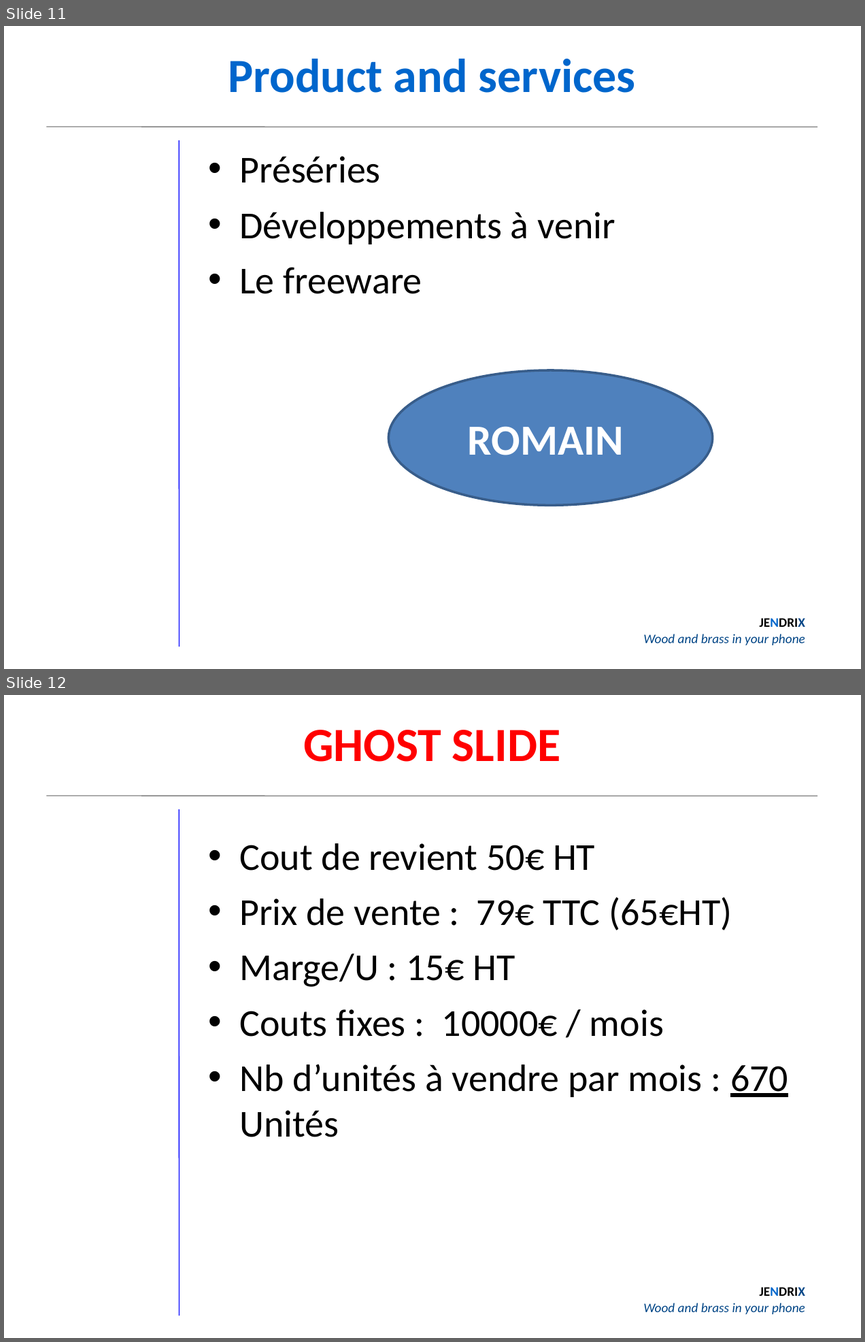
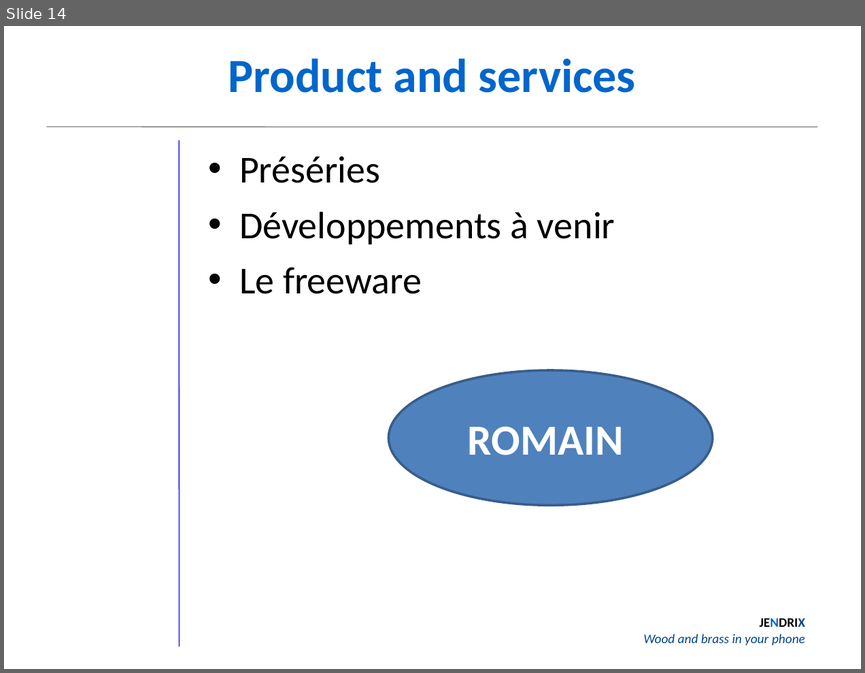
Before and after one commit to th3fr33man/jendrix, a slide deck: Rapports/JENDRIX ' presentation.ppt. Shown one above the other, each under a label of ours: slides 11 and 12 before the commit, slide 14 after it. The pictures are 865x1342 and 865x673 pixels, drawn with LibreOffice and Linux fonts; fonts in the diff are those of the drawing; background and template pictures are left out. Boxes give left, top, right and bottom in pixels: in the first picture for what was removed or moved away, otherwise in the second. Text is boxed around its words. In the diff, an @@ line names an element or a change of style, - is before the commit and + after.

```diff
--- a/Rapports/JENDRIX ' presentation.ppt
+++ b/Rapports/JENDRIX ' presentation.ppt
@@ slide 12 removed at (4,695,861,1338), background #FFFFFF; not listed: 3 template elements that a slide beside it also shows @@
@@ text removed at (303,730,560,762) @@
-GHOST SLIDE
@@ text removed at (239,843,788,1137) @@
-• Cout de revient 50€ HT
-• Prix de vente : 79€ TTC (65€HT)
-• Marge/U : 15€ HT
-• Couts fixes : 10000€ / mois
-• Nb d’unités à vendre par mois : 670 Unités
@@ what was slide 11 is now slide 14 @@
```
Also in this commit, not shown: 5 other slides changed, 7 slides added, 4 other slides removed, 2 other files.
